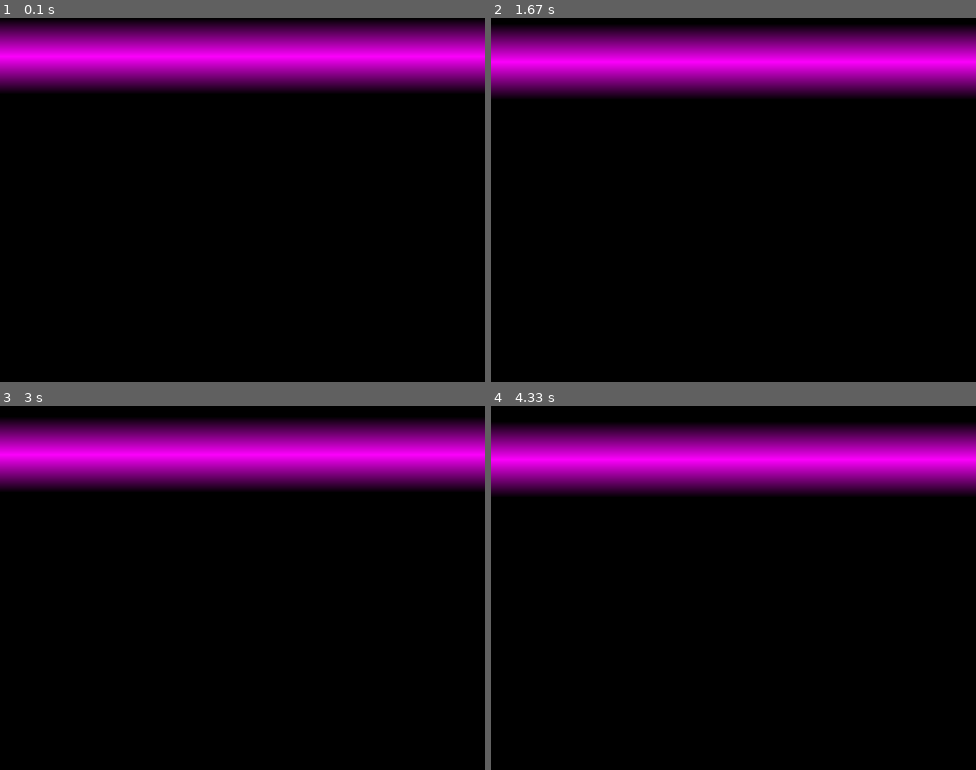
Above: before the commit, frames 1-4 (two rows, left to right).
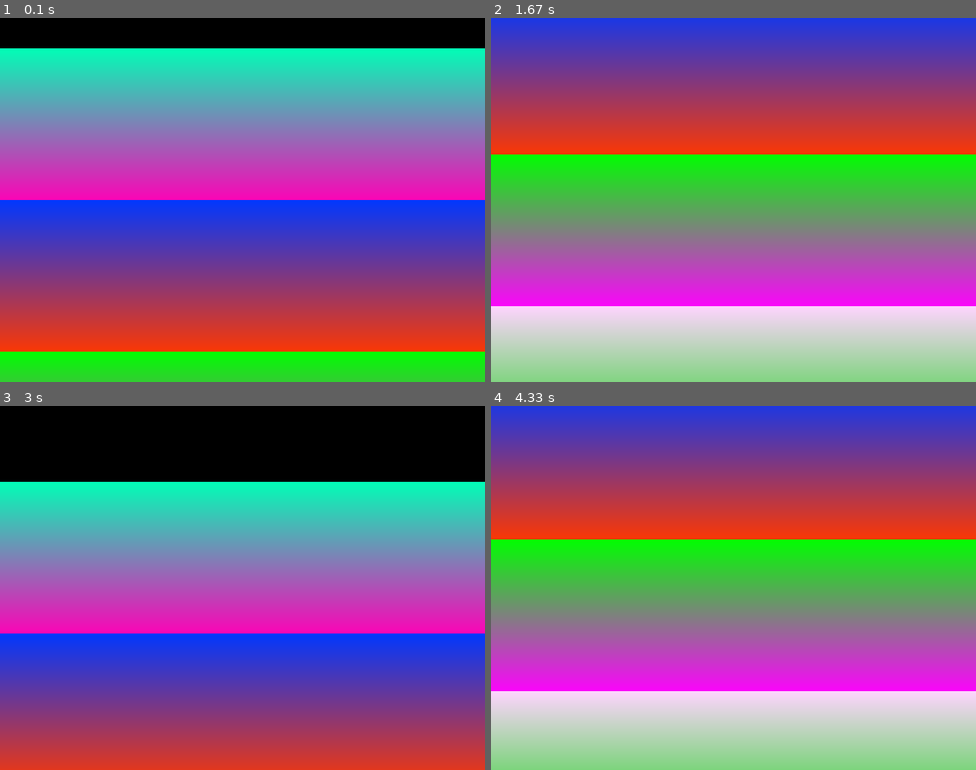
Above: after the commit, the same moments.

Repository: eleanoreclark/Per3_eleanore_pygame
Game: pygame game, started from colorbars.py
Two runs of this game, one before a commit and one after it. Both use one fixed random seed, a clock stepped at 60 frames per second and the inputs below.
Inputs:
- Up to frame 1 (0.1 s): no input
- Up to frame 2 (1.67 s): tap Enter at 0.33 s
- Up to frame 3 (3 s): no input
- Up to frame 4 (4.33 s): no input

The runs differ from the first frame. In frame 1, 99% of the frame differs, in the area x 0-100%, y 1-100%; in frame 2, 100%, in the area x 0-100%, y 0-100%; in frame 3, 96%; in frame 4, 100%.

Commit message:
hypno bar

Diff:
--- a/colorbars.py
+++ b/colorbars.py
@@ -1,17 +1,21 @@
 import pygame
 line_y = 0
-velocity = .1
+velocity = 5
 running = 1
-barheight = 124
+barheight = 500
 color_height = int((barheight/2)+1)
+gradient_intensity = int((255/barheight)*2)
 screen = pygame.display.set_mode((800, 600));
-gradient_intensity = 4
 
 barcolor = []
 for i in range(1, color_height):
-	barcolor.append((i*gradient_intensity, 0, (i*gradient_intensity) ))
+	barcolor.append((i*gradient_intensity, 255-i*gradient_intensity, 182 ))
 for i in range(1, color_height):
-    barcolor.append((255 - i*gradient_intensity, 0, (255 - i*gradient_intensity) ))
+    barcolor.append((i*gradient_intensity, 55, (255 - i*gradient_intensity) ))
+for i in range(1, color_height):
+    barcolor.append((i*gradient_intensity, (255 - i*gradient_intensity), i*gradient_intensity) )
+for i in range(1, color_height):
+    barcolor.append(((255 - i*gradient_intensity), 212, (255 - i*gradient_intensity) ))
 
 
 while running:
@@ -21,11 +25,11 @@
 		running = 0
 
 	screen.fill((0, 0, 0))
-	for i in range(0, int(barheight)):
+	for i in range(0, int(barheight*2)):
 		pygame.draw.line(screen, barcolor[i], (0, line_y+i), (799, line_y+i))
 
 	line_y += velocity
-	if line_y + int(barheight) > 599+barheight:
+	if line_y + int(barheight) > 300+barheight:
 		line_y = 0-barheight
 
 	pygame.display.flip()
